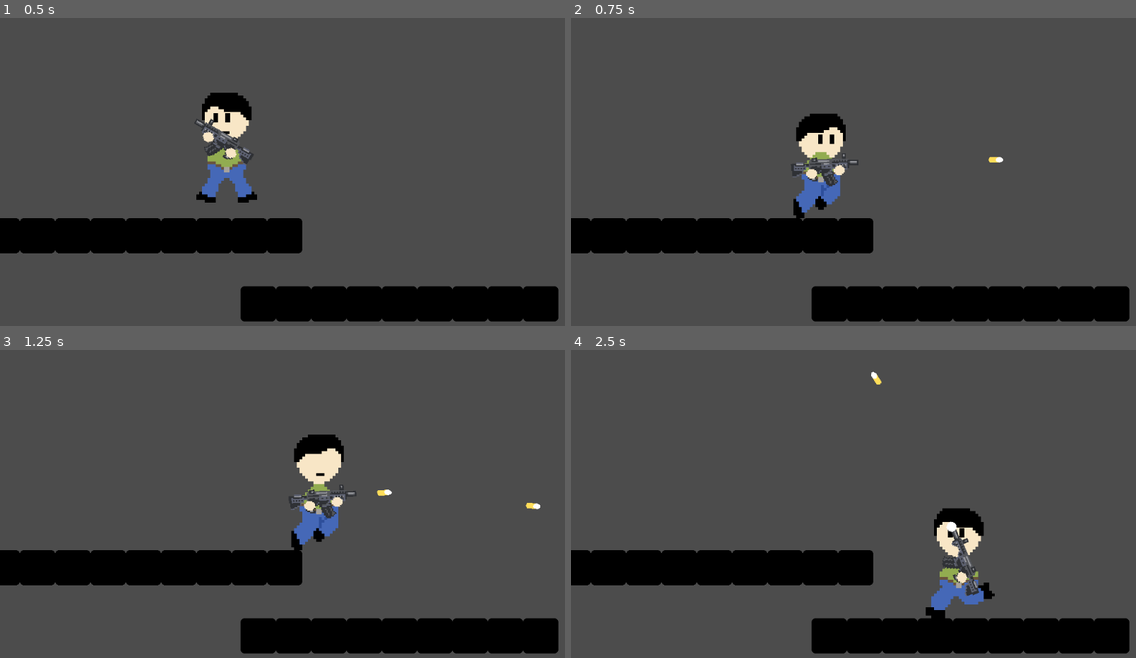
Above: before the commit, frames 1-4 (two rows, left to right).
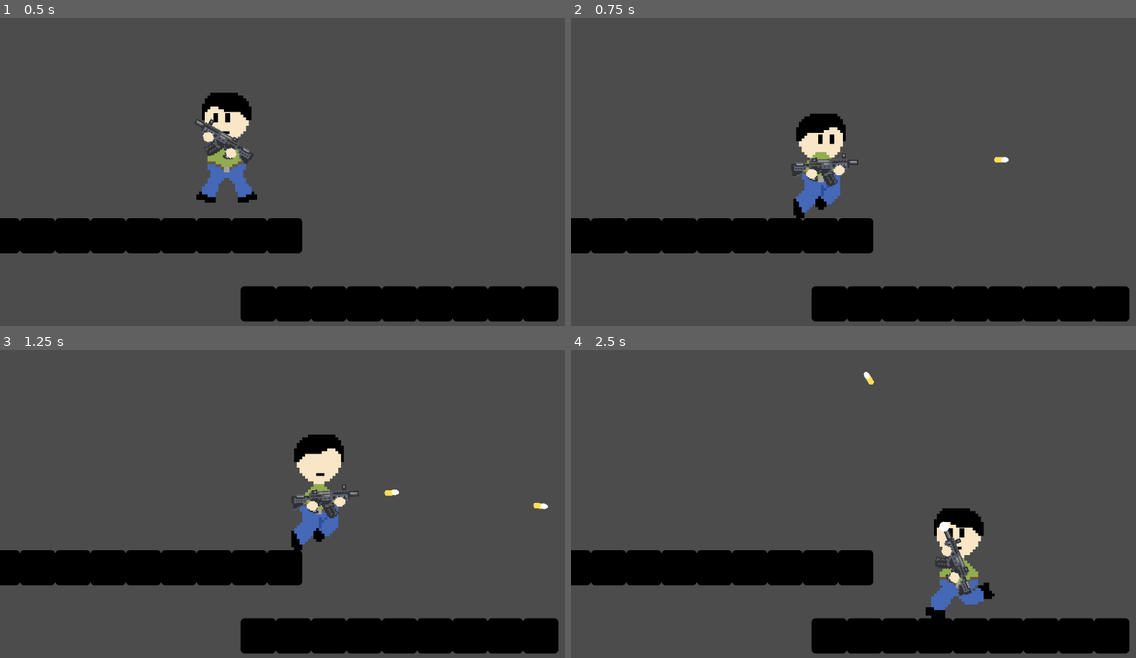
Above: after the commit, the same moments.

Repository: megarubber/green
Game: Godot game, scene res://levels/TestLevel.tscn
The game is run twice, just before and just after one commit, with the same random seed, the same clock (stepped at 60 frames per second) and the same inputs. The project has no main scene, so this scene is started directly. The engine's default icon, where the game draws it, is replaced by a stand-in: a white triangle on a blue panel in a dark square.
Inputs (mouse positions are in pixels of both pictures, inside the frame that each line leads up to):
- Up to frame 1 (0.5 s): no input
- Up to frame 2 (0.75 s): move the mouse to (977, 165) at 0.52 s; press the mouse at (977, 165) at 0.53 s; hold Right (ui_right) from 0.53 s (still down)
- Up to frame 3 (1.25 s): keep holding Right (ui_right); tap Up (ui_up) at 0.77 s
- Up to frame 4 (2.5 s): move the mouse to (740, 531) at 1.27 s; release the mouse at (740, 531) at 1.28 s; click (740, 531) at 1.35 s; tap Up (ui_up) at 1.52 s; move the mouse to (910, 442) at 2.02 s; release Right (ui_right) at 2.03 s; press the mouse at (910, 442) at 2.03 s; hold Left (ui_left) from 2.03 s (still down)

Frame 1 is identical in both runs. In frame 2, less than 0.1% of the frame differs, in the area x 39-78%, y 45-52%; in frame 3, 0.5%; in frame 4, 0.9%, in the area x 51-73%, y 7-81%.

Commit message:
refactor: gun's recoil

Diff:
--- a/guns/Gun.gd
+++ b/guns/Gun.gd
@@ -6,6 +6,7 @@
 
 # Variables
 var can_fire = true
+var recoil = 30
 
 # Scene Referecing
 var bullet = preload("res://guns/Bullet.tscn")
@@ -18,6 +19,7 @@
 
 
 func shotting() -> void: # Shotting with gun
+	global_position.x = lerp(global_position.x - recoil, get_parent().global_position.x, 0.7)
 	var bullet_instance = bullet.instance()
 	bullet_instance.rotation = rotation
 	bullet_instance.global_position = muzzle.global_position
@@ -37,9 +39,11 @@
 	if get_parent().get_local_mouse_position().x < 0:
 		flip_v = true
 		muzzle.position.y = MUZZLE_POS_FLIP_TRUE
+		recoil = 30
 	else:
 		flip_v = false
 		muzzle.position.y = MUZZLE_POS_FLIP_FALSE
+		recoil = -30
 
 	# Press the left button mouse to shoot
 	if Input.is_action_pressed("ui_fire") && can_fire:
